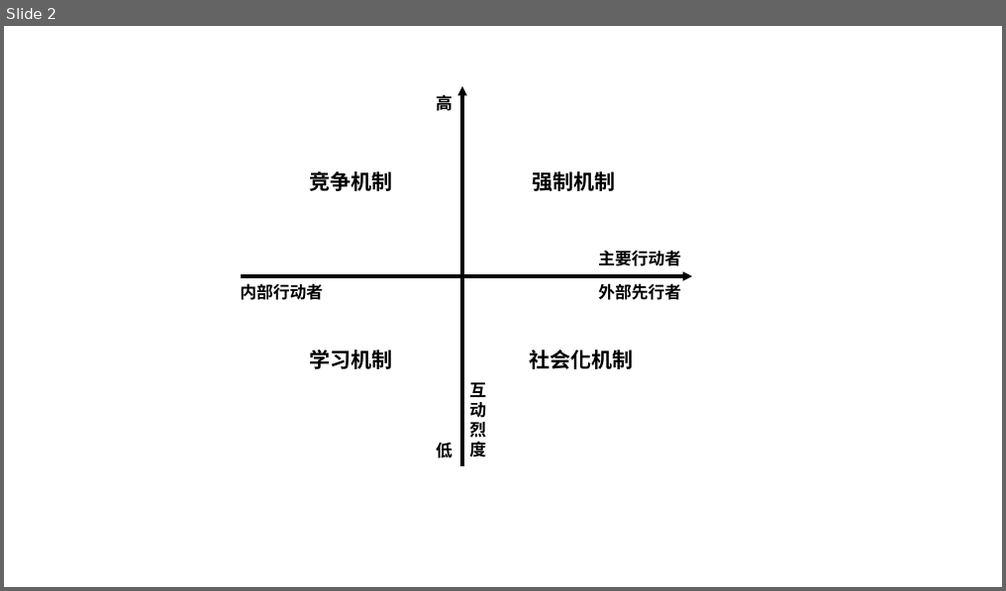
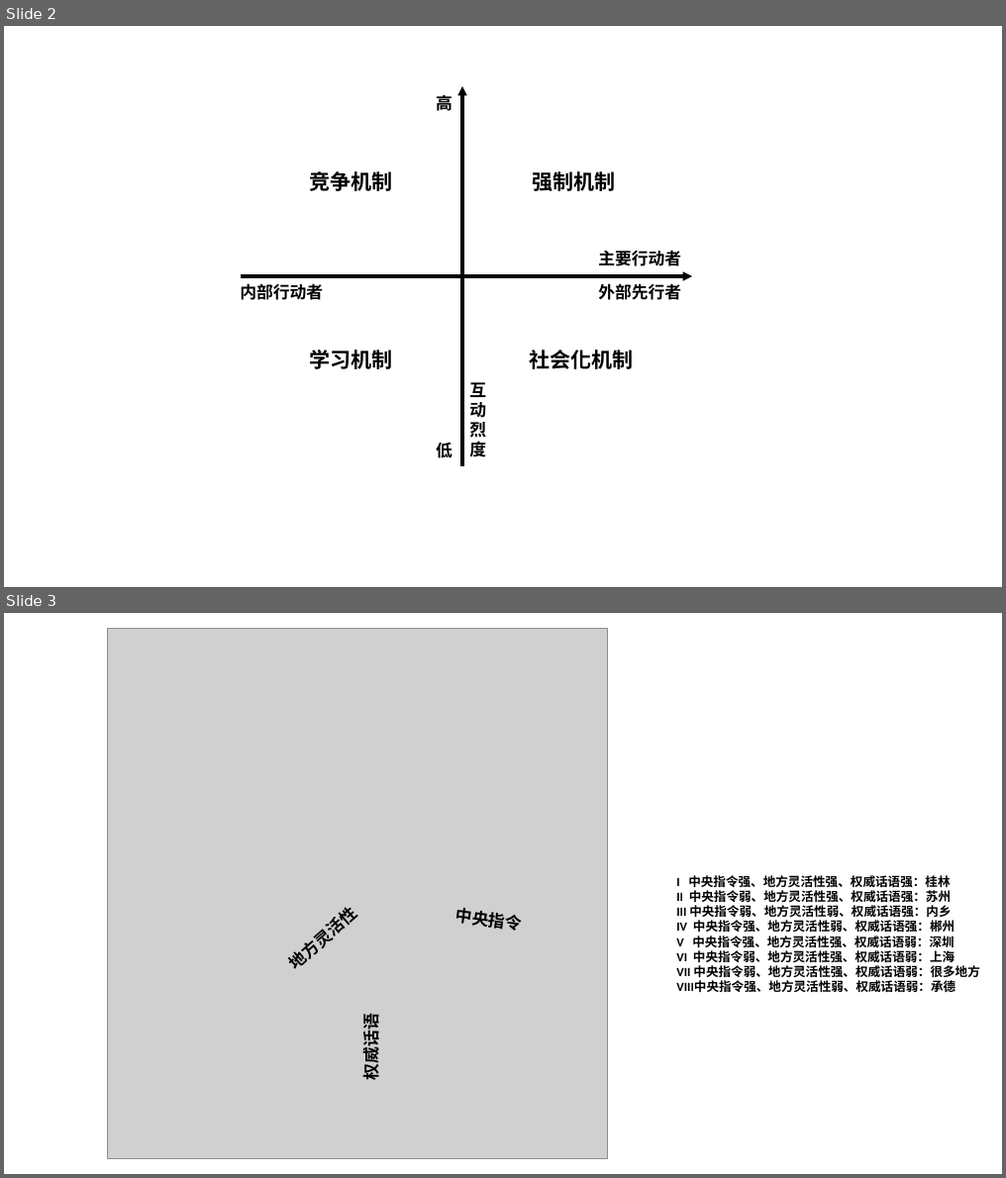
Before and after one commit to syfyufei/DoctoralQualificationExamination, a slide deck: figures/figure1.pptx. Shown one above the other, each under a label of ours: slide 2 before the commit, slides 2 and 3 after it. The pictures are 1006x591 and 1006x1178 pixels, drawn with LibreOffice and Linux fonts; fonts in the diff are those of the drawing; grey boxes stand for pictures. Boxes give left, top, right and bottom in pixels: in the first picture for what was removed or moved away, otherwise in the second. Text is boxed around its words. In the diff, an @@ line names an element or a change of style, - is before the commit and + after.

```diff
--- a/figures/figure1.pptx
+++ b/figures/figure1.pptx
@@ slide 3 added at box(4, 613, 1002, 1174), background #FFFFFF @@
@@ picture added at box(108, 629, 608, 1159) @@
@@ text added at box(676, 875, 979, 992), 12 pt, text #000000, bold @@
+I 中央指令强、地方灵活性强、权威话语强：桂林
+II 中央指令弱、地方灵活性强、权威话语强：苏州
+III 中央指令弱、地方灵活性弱、权威话语强：内乡
+IV 中央指令强、地方灵活性弱、权威话语强：郴州
+V 中央指令强、地方灵活性强、权威话语弱：深圳
+VI 中央指令弱、地方灵活性强、权威话语弱：上海
+VII 中央指令弱、地方灵活性强、权威话语弱：很多地方
+VIII中央指令强、地方灵活性弱、权威话语弱：承德
@@ text added at box(455, 908, 521, 931), 16 pt, text #000000, bold @@
+中央指令
@@ text added at box(296, 954, 309, 967), 16 pt, text #000000, bold @@
+地方灵活性
@@ text added at box(358, 1020, 382, 1078), 16 pt, text #000000, bold @@
+权威话语
```
Also in this commit, not shown: 6 other files.
